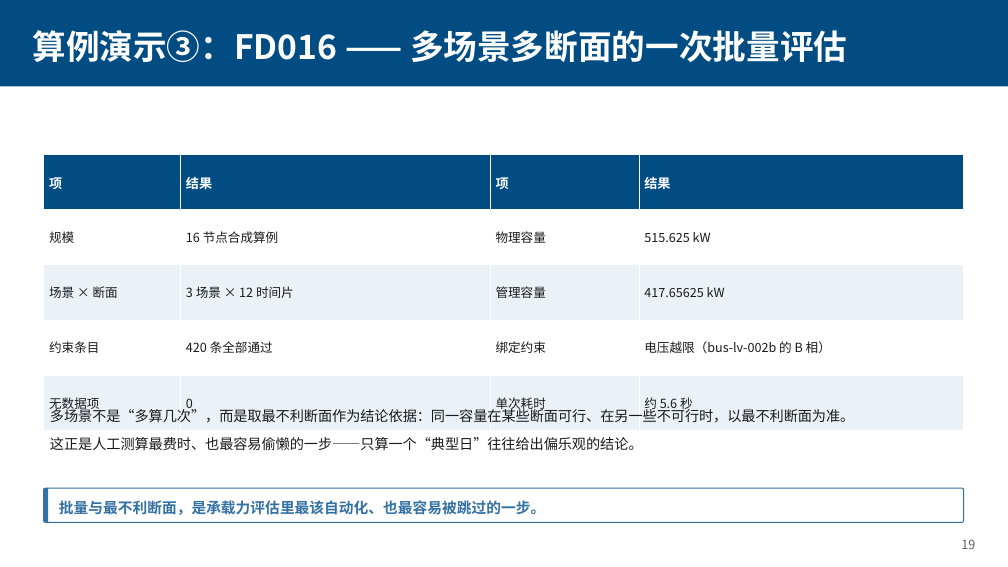
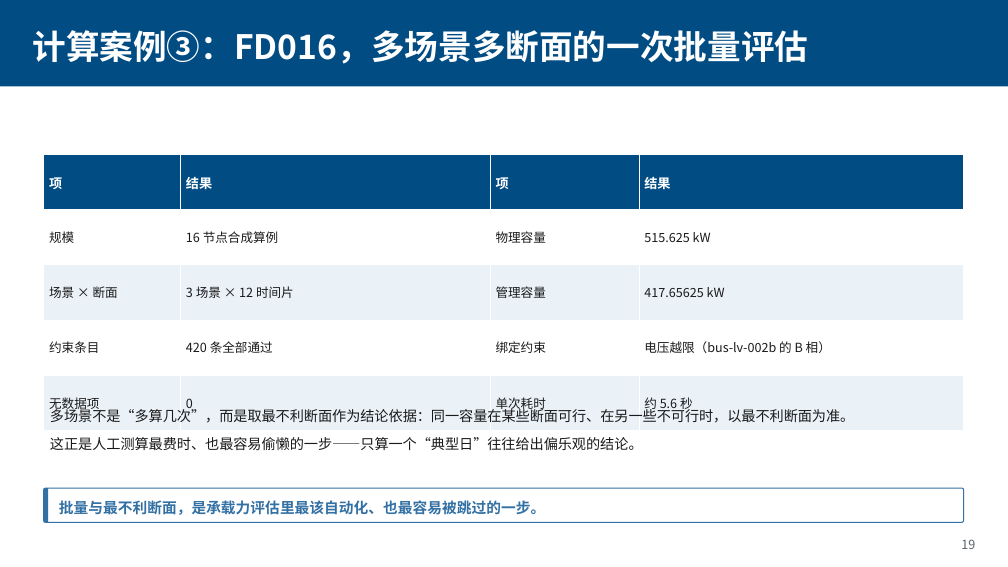
Before and after one commit to Coba1t-4U/hc-capacity-agent, a slide deck: slide 19 of docs/配网承载力智能体.pptx. Drawn at 1008x567 pixels with LibreOffice and Linux fonts; fonts in the diff are those of the drawing. Boxes give left, top, right and bottom in pixels: in the first picture for what was removed or moved away, otherwise in the second. Text is boxed around its words. In the diff, an @@ line names an element or a change of style, - is before the commit and + after.

```diff
--- a/docs/配网承载力智能体.pptx
+++ b/docs/配网承载力智能体.pptx
@@ text at [32,30,808,64]: text changed @@
-算例演示③：FD016 —— 多场景多断面的一次批量评估
+计算案例③：FD016，多场景多断面的一次批量评估
```
Also in this commit, not shown: 22 other slides changed, 1 other file.
